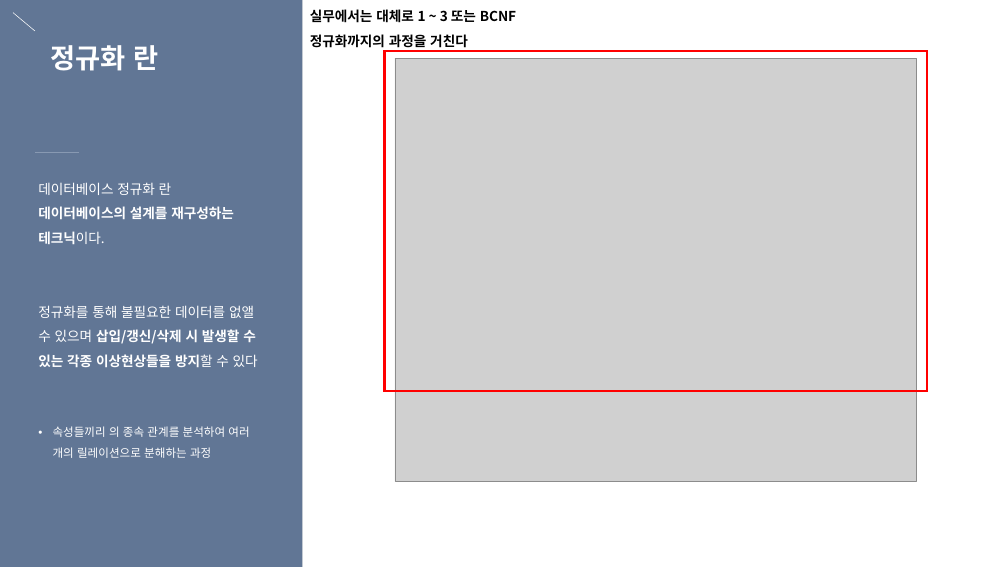
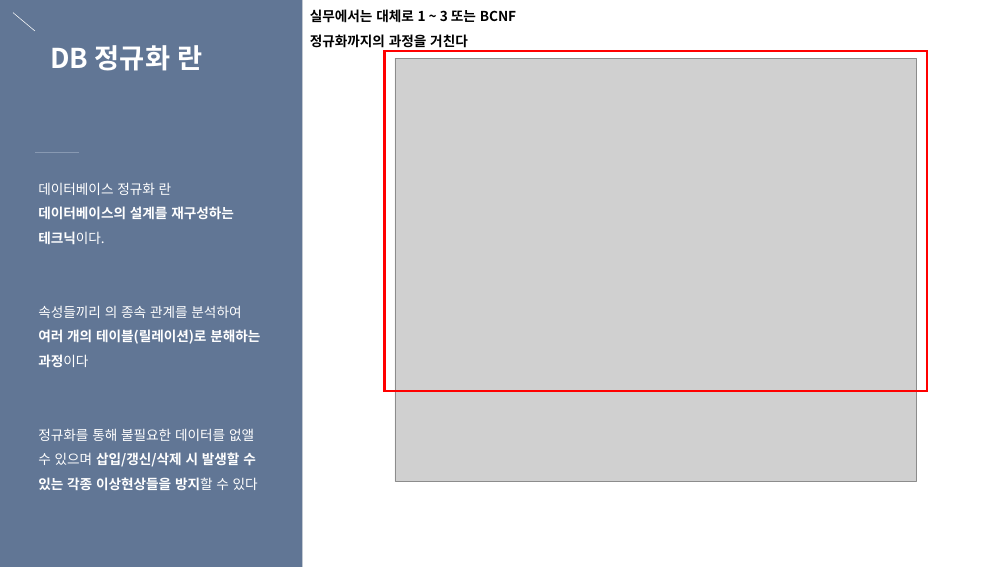
Before and after one commit to eunbee-kim/dmsql1471, a slide deck: slide 2 of 교육/5주차_DB정규화_반정규화_서버인증_세션과쿠키.pptx. Drawn at 1008x567 pixels with LibreOffice and Linux fonts; fonts in the diff are those of the drawing; grey boxes stand for pictures. Boxes give left, top, right and bottom in pixels: in the first picture for what was removed or moved away, otherwise in the second. Text is boxed around its words. In the diff, an @@ line names an element or a change of style, - is before the commit and + after.

```diff
--- a/교육/5주차_DB정규화_반정규화_서버인증_세션과쿠키.pptx
+++ b/교육/5주차_DB정규화_반정규화_서버인증_세션과쿠키.pptx
@@ text at <box>51,45,203,71</box>: text changed @@
-정규화 란
+DB 정규화 란
@@ text at <box>38,305,260,367</box>: paragraph added @@
+속성들끼리 의 종속 관계를 분석하여 여러 개의 테이블(릴레이션)로 분해하는 과정이다
@@ text at <box>53,426,249,458</box>: paragraph removed @@
-• 속성들끼리 의 종속 관계를 분석하여 여러 개의 릴레이션으로 분해하는 과정
```
Also in this commit, not shown: 8 other slides changed, 4 slides added.
